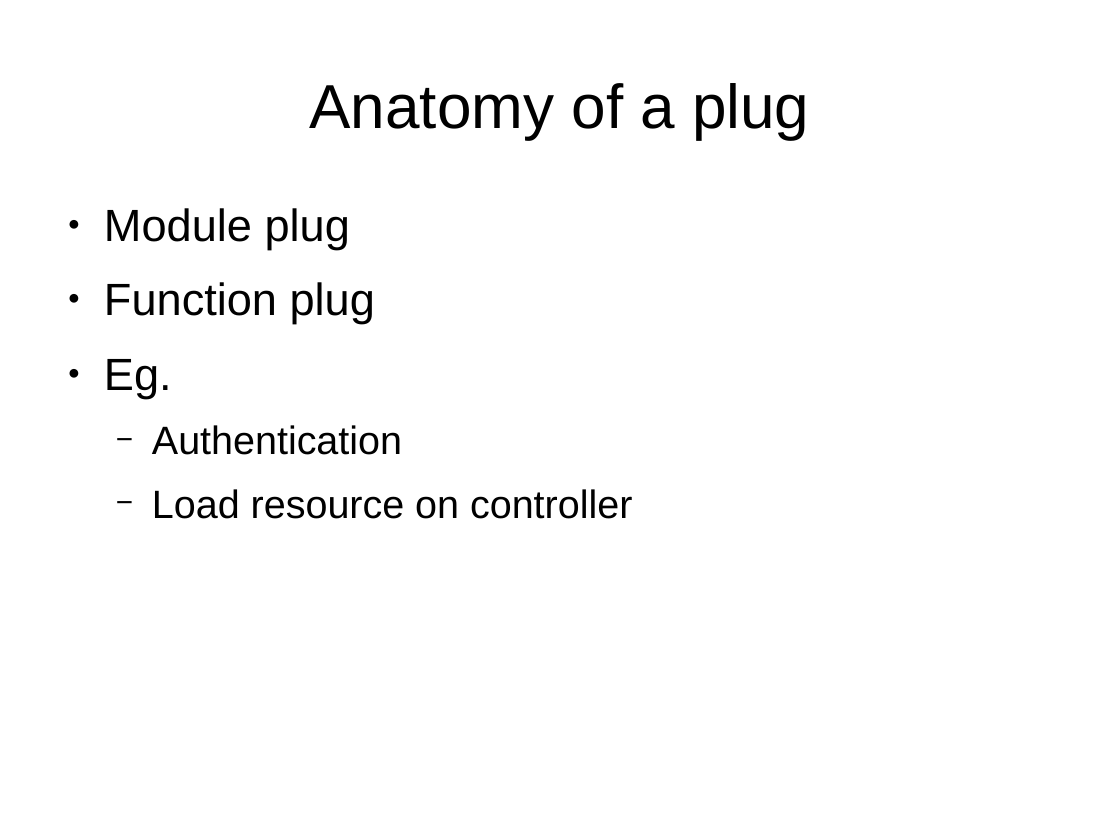
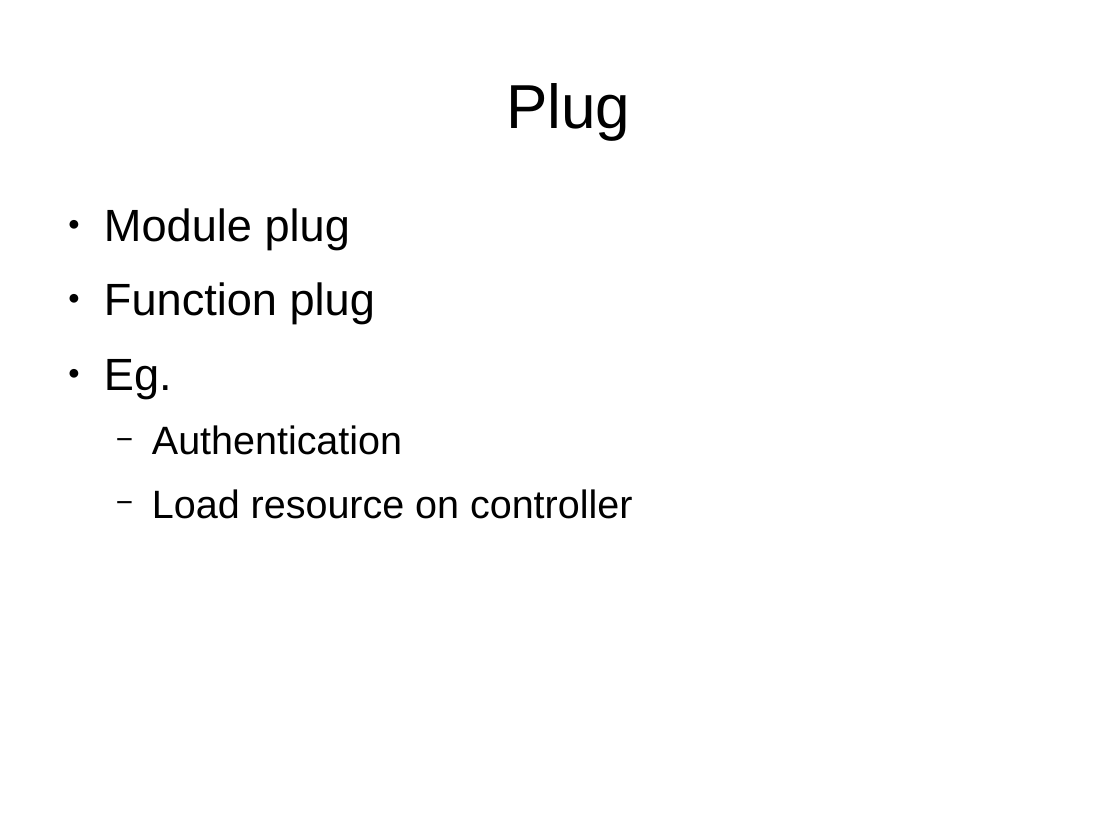
Before and after one commit to ramortegui/talks, a slide deck: slide 17 of odps/working_with_phoenix.odp (slide 5 before the commit). Drawn at 1120x840 pixels with LibreOffice and Linux fonts; fonts in the diff are those of the drawing. Boxes give left, top, right and bottom in pixels: in the first picture for what was removed or moved away, otherwise in the second. Text is boxed around its words. In the diff, an @@ line names an element or a change of style, - is before the commit and + after.

```diff
--- a/odps/working_with_phoenix.odp
+++ b/odps/working_with_phoenix.odp
@@ title at [506,83,630,139]: text changed @@
-Anatomy of a plug
+Plug
```
Also in this commit, not shown: 7 other slides changed, 22 slides added, 1 slide removed.
